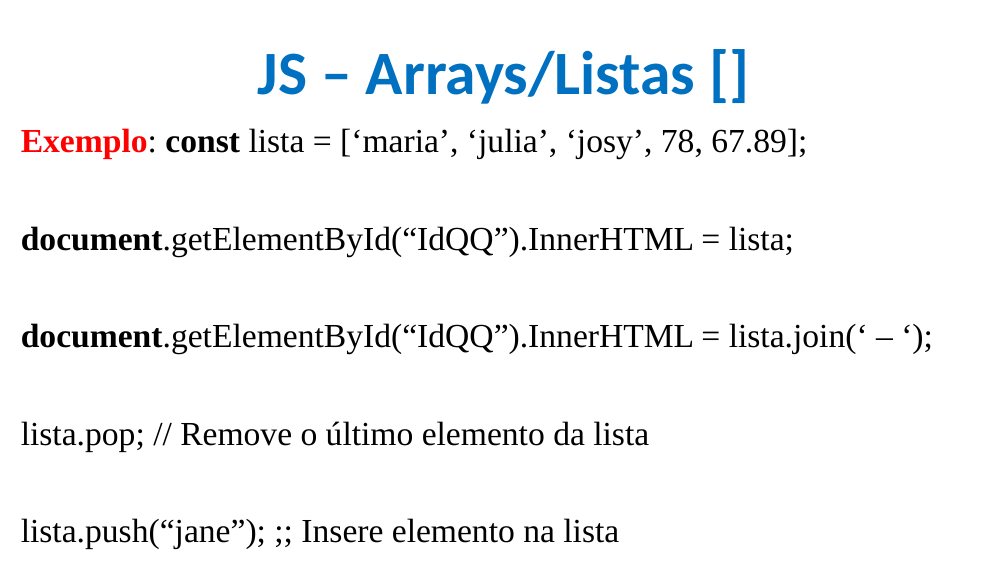
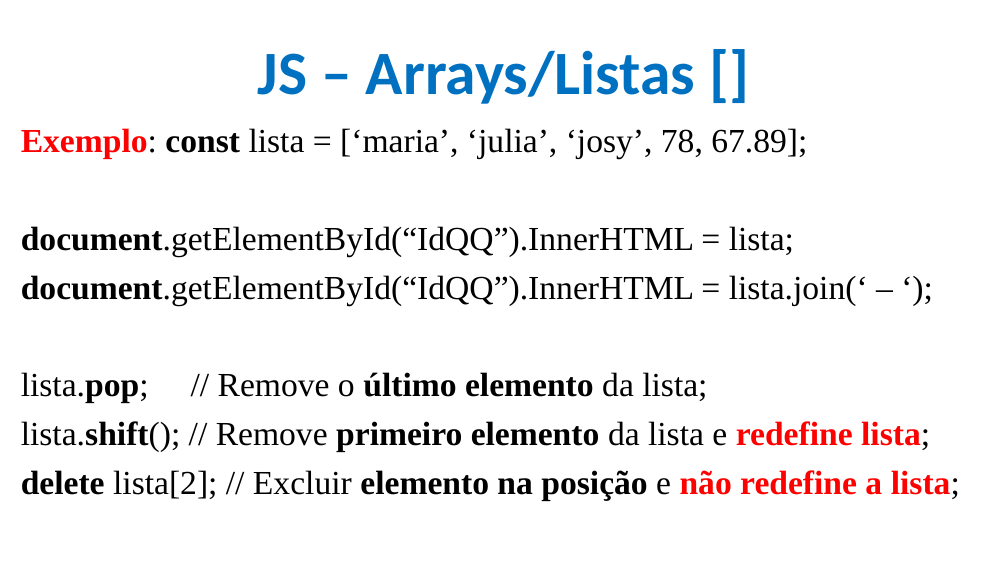
Before and after one commit to CloudEducationBrazil/WydenDesenvolvimentoWebPHP, a slide deck: slide 8 of 01 Classes/Aula 09 Desenvolvimento Web PHP - JS.pptx. Drawn at 1008x567 pixels with LibreOffice and Linux fonts; fonts in the diff are those of the drawing; background and template pictures are left out. Boxes give left, top, right and bottom in pixels: in the first picture for what was removed or moved away, otherwise in the second. Text is boxed around its words. In the diff, an @@ line names an element or a change of style, - is before the commit and + after.

```diff
--- a/01 Classes/Aula 09 Desenvolvimento Web PHP - JS.pptx
+++ b/01 Classes/Aula 09 Desenvolvimento Web PHP - JS.pptx
@@ text at [21,372,960,500]: text changed; bold on @@
-lista.pop; // Remove o último elemento da lista
-lista.push(“jane”); ;; Insere elemento na lista
+lista.pop; // Remove o último elemento da lista;
+lista.shift(); // Remove primeiro elemento da lista e redefine lista;
+delete lista[2]; // Excluir elemento na posição e não redefine a lista;
```
Also in this commit, not shown: 18 other slides changed, 33 slides removed, 5 other files.
